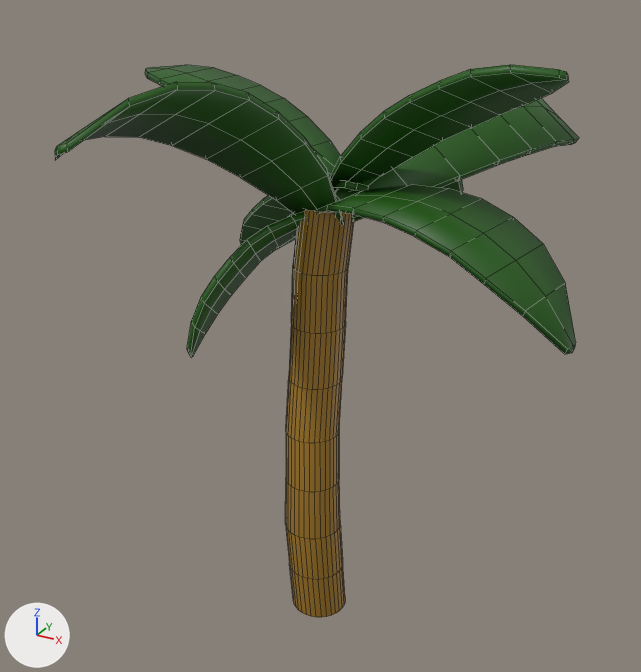
What one commit did to the Blender file Source/Prototype/Models/Environment/Trees/SabalPalm1.blend.
Both versions are drawn from a 50 mm camera at (87.7, -157.2, 153.1) aimed at (-4.3, 10.1, 69.5). The lights are fixed; the arrows at lower left show +X, +Y and +Z. Mesh edges are drawn as thin lines.

Before the edit, the objects in view are built like this:
```python
me_cylinder_001 = bpy.data.meshes.new('Cylinder.001')
me_cylinder_001.from_pydata(...)  # 720 vertices, 672 faces; spans x -65.4..56.9, y -57.5..78.2, z 0.1..135.0
me_cylinder_001.materials.append(mat_material_001)  # picture img_sabalpalm1_png
ob_palmtree3_001 = bpy.data.objects.new('PalmTree3.001', me_cylinder_001)
ob_palmtree3_001.location = (0.0, 0.0, 0.0)
```
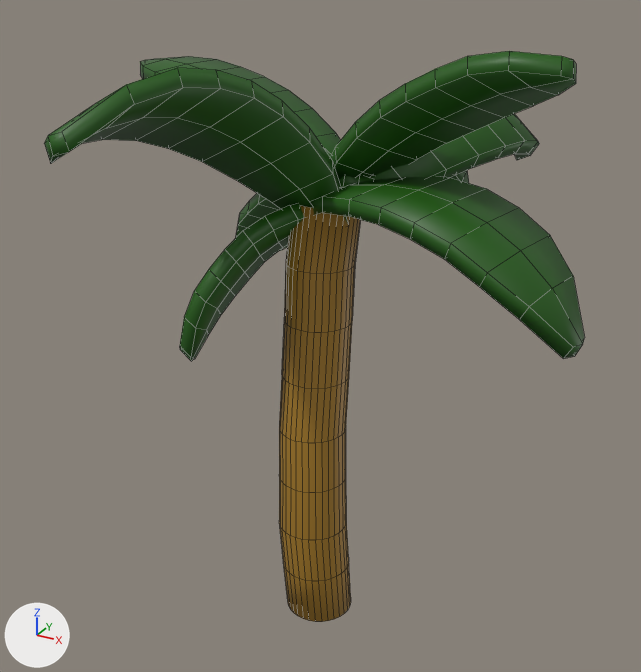
Commit message: Tree outlines

Diff of the bpy script that builds the scene:
```diff
--- a/Source/Prototype/Models/Environment/Trees/SabalPalm1.blend.py
+++ b/Source/Prototype/Models/Environment/Trees/SabalPalm1.blend.py
@@ me_cylinder_001 @@
 # used by ob_palmtree3_001; location = (0.0, 0.0, 0.0)
-me_cylinder_001.from_pydata(...)  # 720 vertices, 672 faces; spans x -65.4..56.9, y -57.5..78.2, z 0.1..135.0
+me_cylinder_001.from_pydata(...)  # 1440 vertices, 1345 faces; spans x -66.6..58.3, y -58.8..61.4, z 0.0..137.2
+# me_cylinder_001 part 1: the loose piece of 54 vertices spanning x -0.1..39.4, y 5.1..78.2, z 99.4..126.3 is multiplied about its middle by the matrix ((0.844, -0.051, 0.084), (-0.051, 0.752, -0.05), (0.084, -0.05, 0.929)), then moved by (-2.9, -8.5, -0.2)
+# me_cylinder_001 part 2: the loose piece of 54 vertices spanning x -0.4..50.5, y -7.7..12.5, z 104.5..135.0 is moved by (0.0, 0.0, 0.8)
+# me_cylinder_001 part 3: the loose piece of 54 vertices spanning x -4.4..15.8, y 10.2..56.9, z 82.6..111.4 is moved by (0.0, 0.0, 0.8)
+# me_cylinder_001 part 4: the loose piece of 54 vertices spanning x -23.2..5.7, y -57.5..2.7, z 97.0..132.6 is moved by (0.0, 0.0, 0.8)
+# me_cylinder_001 part 5: the loose piece of 54 vertices spanning x -46.3..7.9, y 4.7..44.4, z 71.8..108.4 is moved by (0.0, 0.0, 0.8)
+# me_cylinder_001 part 6: the loose piece of 54 vertices spanning x -65.4..3.3, y 3.8..31.1, z 108.2..125.7 is moved by (0.0, 0.0, 0.8)
+# me_cylinder_001 part 7: the loose piece of 54 vertices spanning x -3.3..56.9, y -13.6..12.4, z 84.6..107.8 is moved by (0.0, 0.0, 0.8)
+# me_cylinder_001 part 8: the loose piece of 54 vertices spanning x -22.0..-0.4, y -21.1..6.5, z 72.5..102.5 is moved by (0.0, 0.0, 0.8)
+# me_cylinder_001 part 9: the loose piece of 288 vertices spanning x -6.6..6.6, y -8.2..11.4, z 0.1..102.7 is moved by (0.0, 0.0, 0.8)
+# me_cylinder_001 part 10: 720 vertices added at x -66.6..58.3, y -58.8..61.4, z 0.0..137.2
 me_cylinder_001.materials.append(mat_material_001)
```

Boxes [x1, y1, x2, y2] around the edits, measured in the pictures (641 x 672 px; the box of a moved part takes in the faces that stretch with it):
'PalmTree3.001', reshaped
    before: [55, 65, 579, 617]
    after: [44, 51, 585, 622]
part 1 of me_cylinder_001, moved or reshaped (not visible afterwards)
    before: [335, 98, 579, 222]
part 2 of me_cylinder_001, moved or reshaped (not visible afterwards)
    before: [331, 65, 569, 190]
part 3 of me_cylinder_001, moved or reshaped (not visible afterwards)
    before: [444, 180, 463, 192]
part 4 of me_cylinder_001, moved or reshaped (not visible afterwards)
    before: [55, 82, 344, 225]
part 5 of me_cylinder_001, moved or reshaped (not visible afterwards)
    before: [240, 180, 368, 249]
part 6 of me_cylinder_001, moved or reshaped (not visible afterwards)
    before: [145, 65, 340, 180]
part 7 of me_cylinder_001, moved or reshaped (not visible afterwards)
    before: [314, 185, 576, 354]
part 8 of me_cylinder_001, moved or reshaped (not visible afterwards)
    before: [187, 211, 306, 357]
part 9 of me_cylinder_001, moved or reshaped (not visible afterwards)
    before: [285, 210, 354, 617]
part 10 of me_cylinder_001, added
    after: [44, 51, 585, 622]
